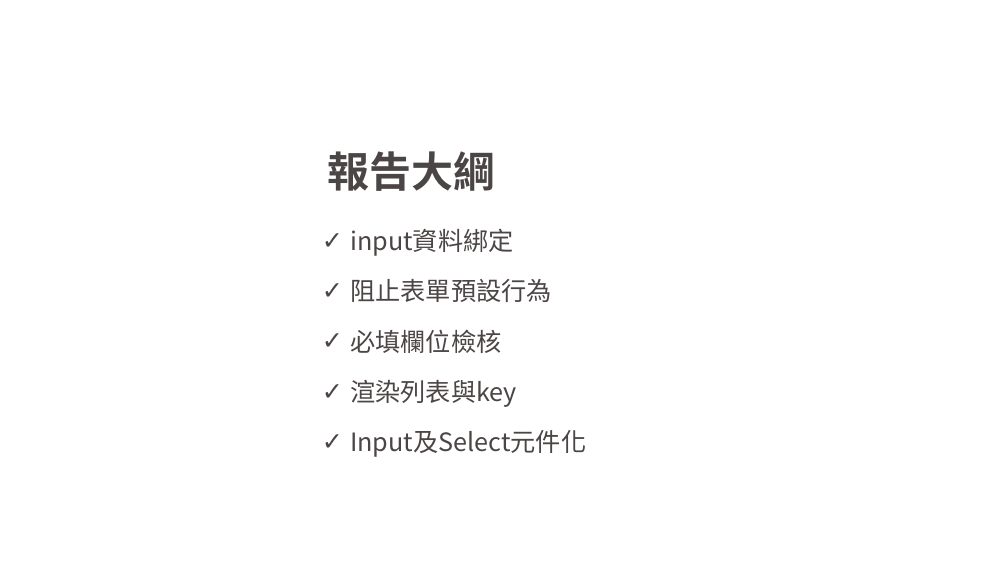
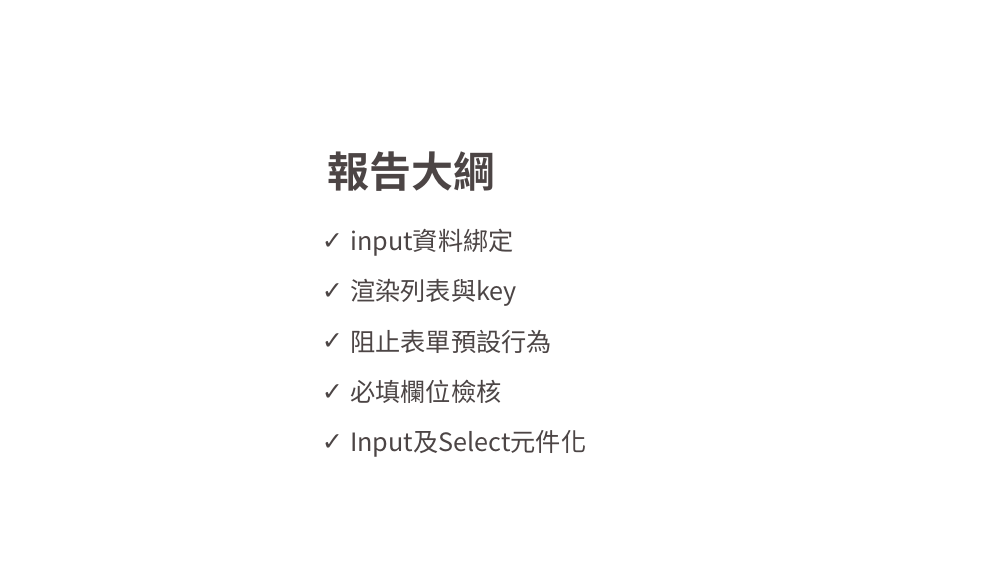
Before and after one commit to leeyouyi/course, a slide deck: slide 2 of 講義/第五堂課React-form.pptx. Drawn at 1008x567 pixels with LibreOffice and Linux fonts; fonts in the diff are those of the drawing; background and template pictures are left out. Boxes give left, top, right and bottom in pixels: in the first picture for what was removed or moved away, otherwise in the second. Text is boxed around its words. In the diff, an @@ line names an element or a change of style, - is before the commit and + after.

```diff
--- a/講義/第五堂課React-form.pptx
+++ b/講義/第五堂課React-form.pptx
@@ text at [350, 279, 517, 306]: paragraph added @@
+✓ 渲染列表與key
@@ text at [350, 380, 517, 407]: paragraph removed @@
-✓ 渲染列表與key
```
Also in this commit, not shown: 2 other slides changed, 8 other files.
